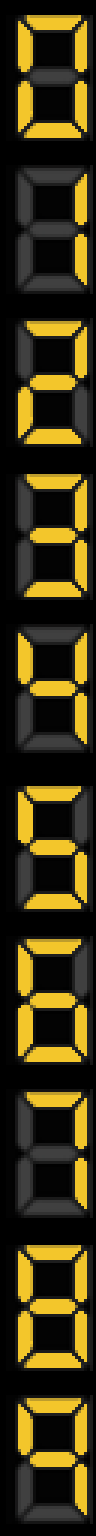
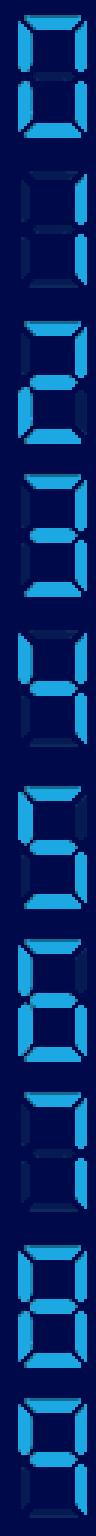
Revision of a layered 96x1536 image; what changed, layer by layer:
added layer "blue" above "bgblue" over (18, 15, 87, 1518)
added layer "bgblue" above "Pasted Layer #2" over (0, 0, 96, 1536)
hid "Pasted Layer #3", painted on it over (0, 0, 96, 1536)
hid "digital-numbers-amber.rgb" over (0, 0, 96, 1536)
hid "Layer" over (0, 0, 96, 1536)
